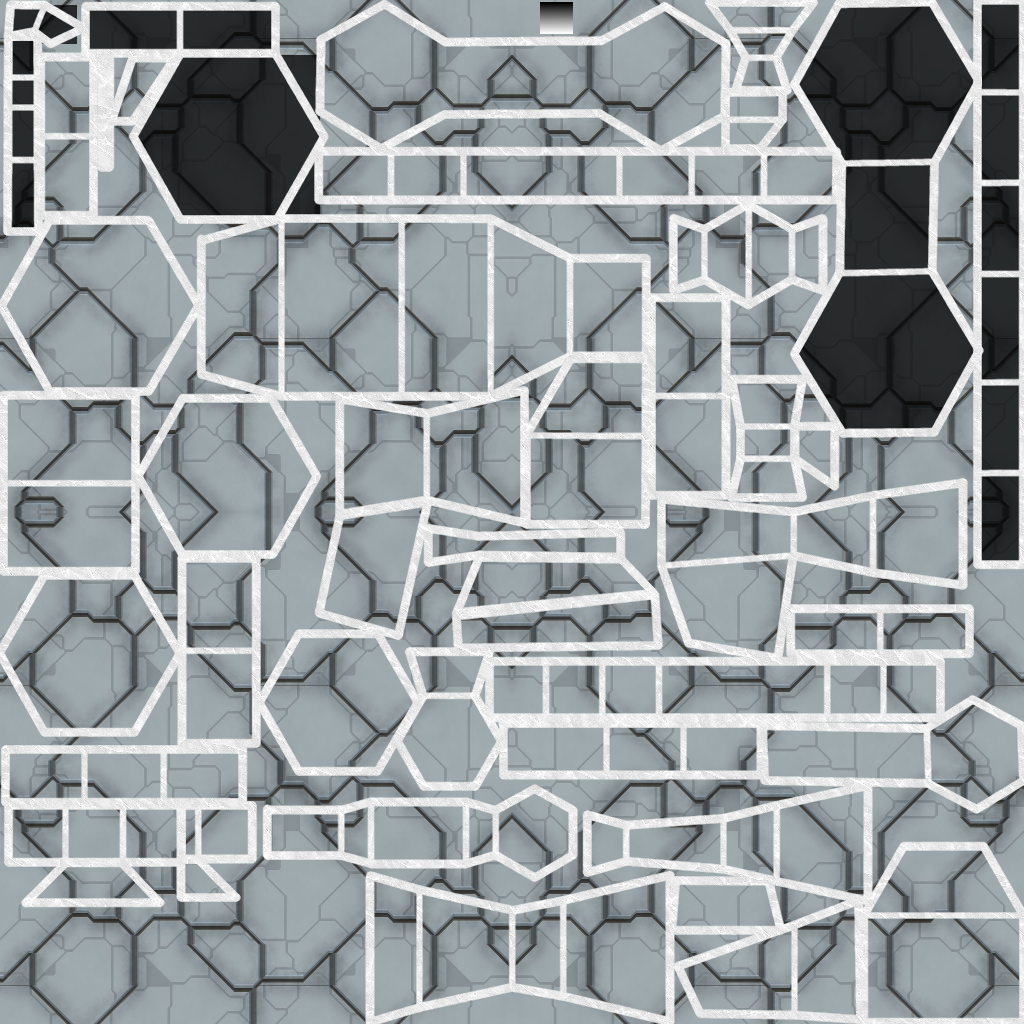
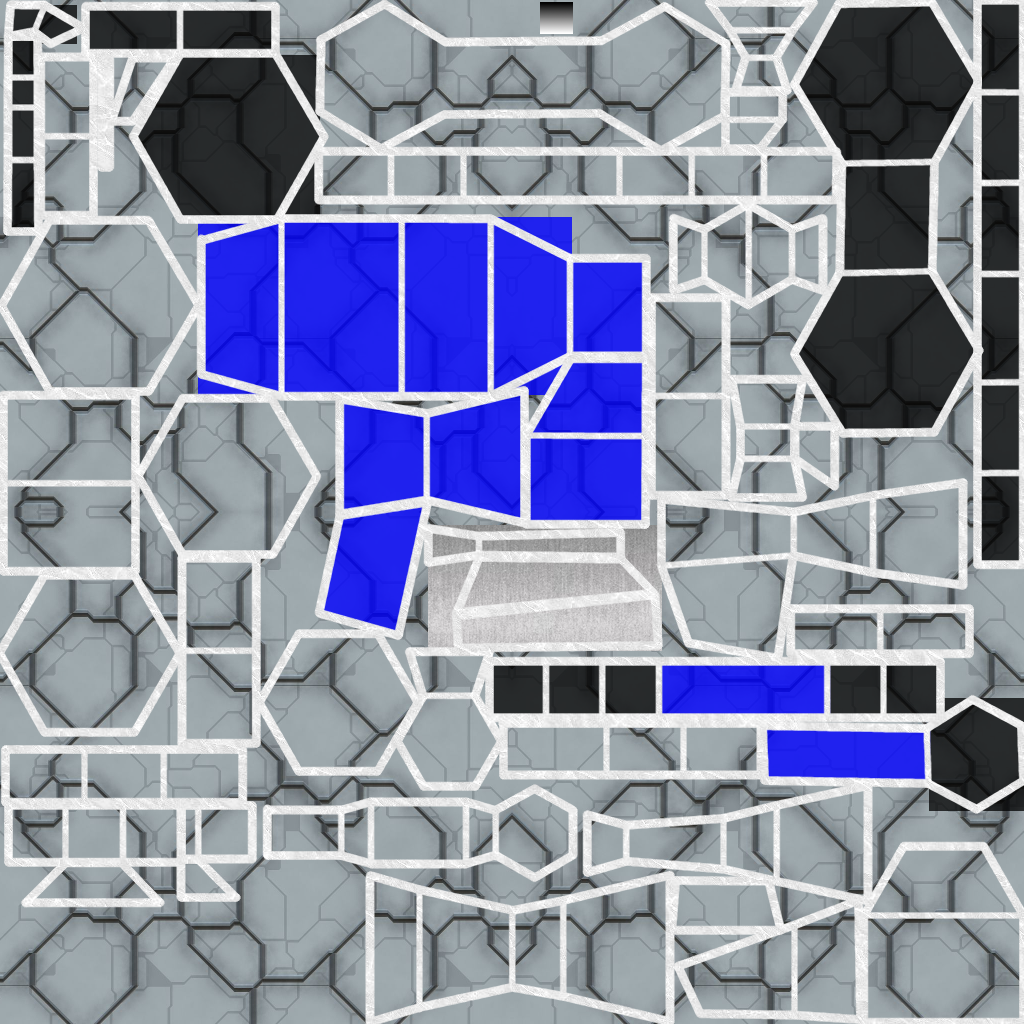
Revision of a layered 1024px x 1024px image; what changed, layer by layer:
painted on "perimetro" over (475, 540, 483, 552)
painted on "scuro" over (493, 665, 1024, 811)
added layer "Livello incollato" above "colore" over (428, 525, 662, 651)
added layer "colore" (80%) above "Livello incollato copia" over (198, 217, 931, 780)
